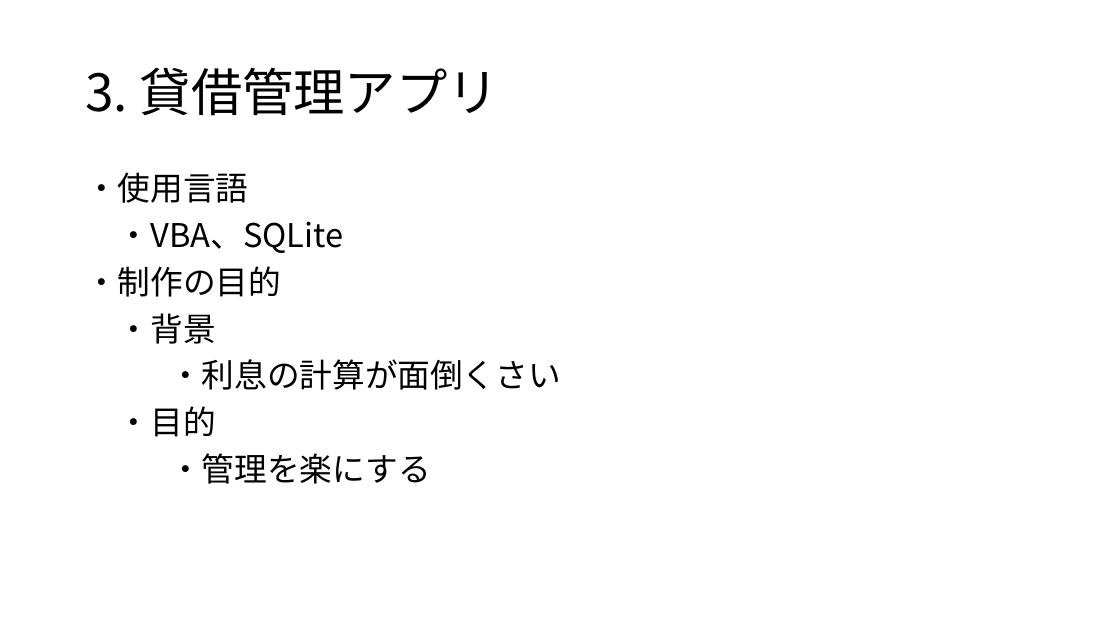
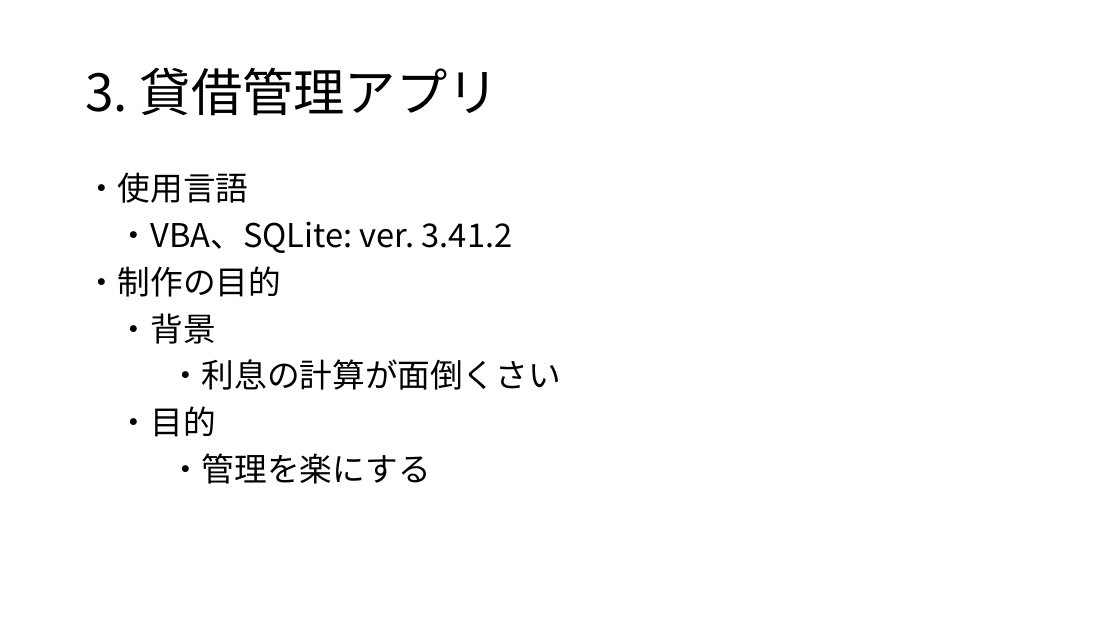
Before and after one commit to yamaguchi7d21/example, a slide deck: slide 14 of 8_最終課題/最終課題個人製作.pptx (slide 12 before the commit). Drawn at 1120x630 pixels with LibreOffice and Linux fonts; fonts in the diff are those of the drawing. Boxes give left, top, right and bottom in pixels: in the first picture for what was removed or moved away, otherwise in the second. Text is boxed around its words. In the diff, an @@ line names an element or a change of style, - is before the commit and + after.

```diff
--- a/8_最終課題/最終課題個人製作.pptx
+++ b/8_最終課題/最終課題個人製作.pptx
@@ text at (118, 221, 513, 253): text changed @@
-・VBA、SQLite
+・VBA、SQLite: ver. 3.41.2
```
Also in this commit, not shown: 4 other slides changed, 3 slides added, 19 other files.
